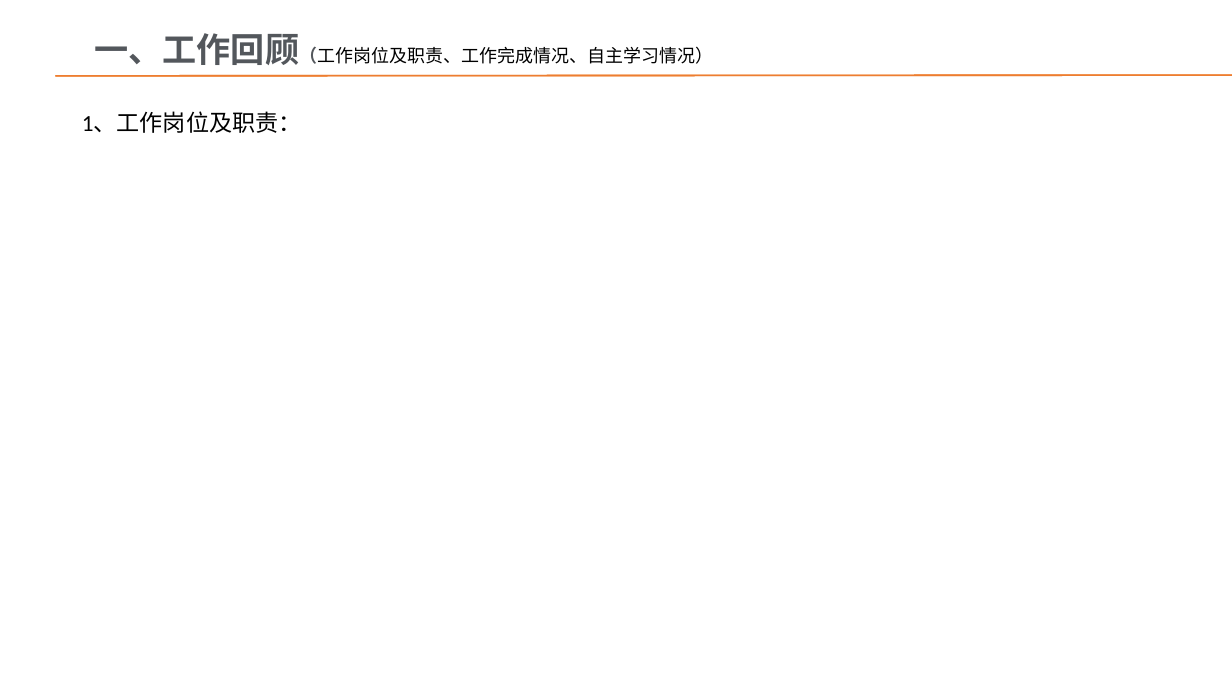
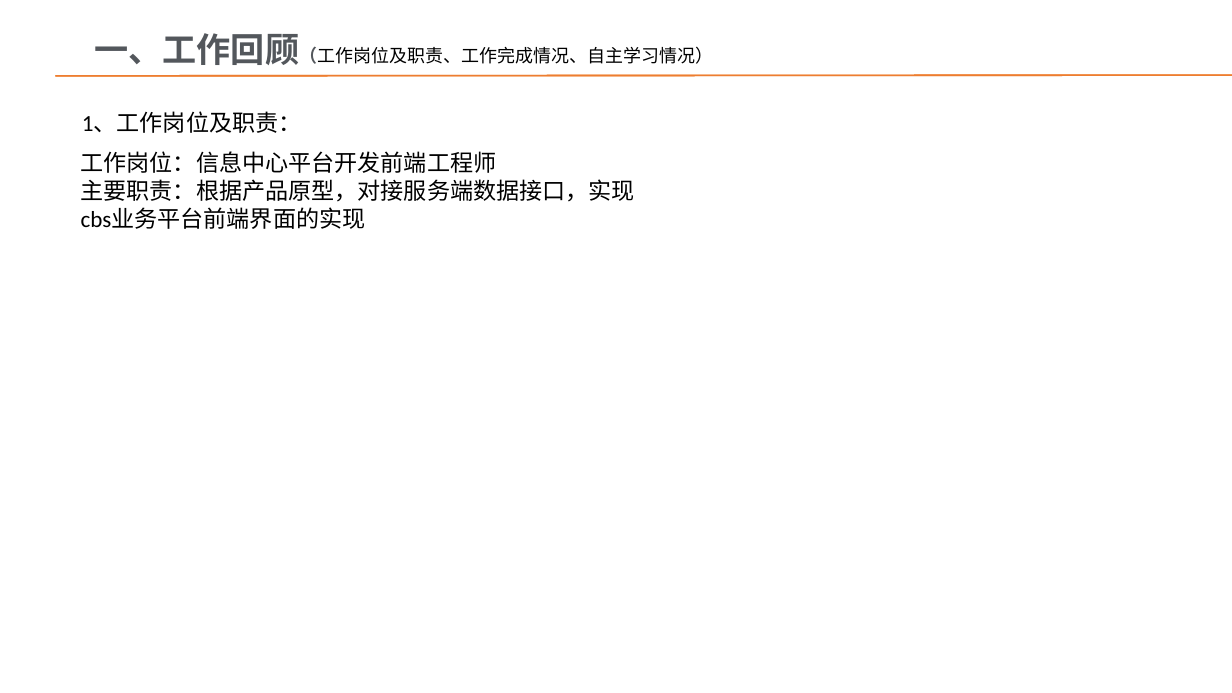
Before and after one commit to light-hong/2021web, a slide deck: slide 3 of 上海比户员工试用期转正PPT模版.pptx. Drawn at 1232x693 pixels with LibreOffice and Linux fonts; fonts in the diff are those of the drawing; background and template pictures are left out. Boxes give left, top, right and bottom in pixels: in the first picture for what was removed or moved away, otherwise in the second. Text is boxed around its words. In the diff, an @@ line names an element or a change of style, - is before the commit and + after.

```diff
--- a/上海比户员工试用期转正PPT模版.pptx
+++ b/上海比户员工试用期转正PPT模版.pptx
@@ text added at [81,151,635,229], 18 pt, text #000000 @@
+工作岗位：信息中心平台开发前端工程师
+主要职责：根据产品原型，对接服务端数据接口，实现cbs业务平台前端界面的实现
```
Also in this commit, not shown: 11 other slides changed.
